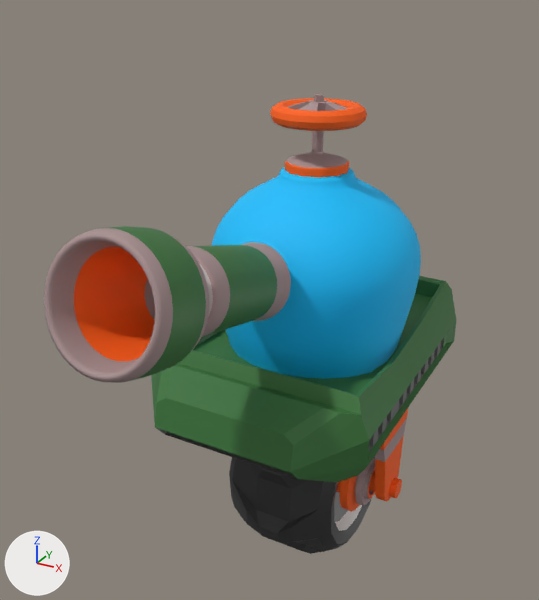
The FBX model Assets/_FishTank/Models/FishTankMain.fbx: old version first, new version second.
Camera for both pictures: a 50 mm lens placed at (1.3, -2.76, 2.63), pointed at (-0.16, -0.1, 1.3). Lighting does not change. The marker at lower left points along +X, +Y and +Z. Where no turn or scale is listed for an object, it has been applied to the vertices.

Objects in the first picture: 'Axel', 'Cannon', 'FishTank', 'Mainbody4', 'Tire2', 'Top_Turnstole'.
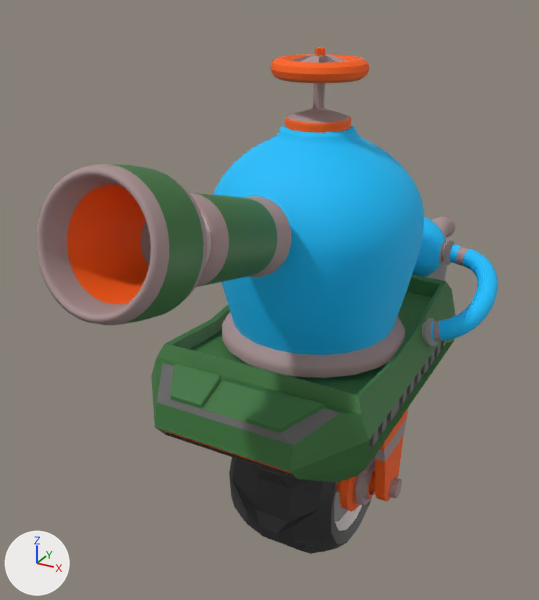
Changed parts and their boxes [x1, y1, x2, y2] in the pictures (539 x 600 px):
'Cannon', moved: before [44, 226, 291, 383]; after [36, 164, 291, 325]
'FishTank', moved: before [212, 167, 421, 379]; after [213, 125, 424, 378]
'Top_Turnstole', moved: before [270, 94, 367, 177]; after [270, 48, 370, 133]
'HighPolyPipe', added (cyan): after [422, 240, 498, 346]
    faces in mat_fishtank1 (cyan #00c0ff): [431, 244, 498, 342]
    faces in mat_darkmetal (black #262626): [424, 240, 454, 346]
    faces in mat_metal (grey #a99191): [433, 243, 469, 342]
'BackTank', added: after [412, 217, 446, 277]
    faces in mat_fishtank1 (cyan #00c0ff): [412, 217, 446, 277]
'ExhaustPipes', added: after [426, 217, 455, 281]
    faces in mat_metal (grey #a99191): [432, 217, 455, 239]
    faces in mat_darkmetal (black #262626): [426, 261, 447, 281]

What changed in the scene script:
```text
Add me_mesh_008:
    me_mesh_008.from_pydata(...)  # 422 vertices, 420 faces; spans x -0.383..0.383, y -0.17..0.17, z -0.17..0.17
    # faces by material slot: [360, 40, 20]
    me_mesh_008.materials.append(mat_fishtank1)  # cyan #00c0ff
    me_mesh_008.materials.append(mat_lambert1)  # grey #bcbcbc
    me_mesh_008.materials.append(mat_metal)  # grey #a99191
Add me_mesh_009:
    me_mesh_009.from_pydata(...)  # 2280 vertices, 2240 faces; spans x -0.042..0.293, y -0.313..0.316, z -0.147..0.176
    # faces by material slot: [240, 80, 1440, 480]
    me_mesh_009.materials.append(mat_metal)  # grey #a99191
    me_mesh_009.materials.append(mat_lambert1)  # grey #bcbcbc
    me_mesh_009.materials.append(mat_fishtank1)  # cyan #00c0ff
    me_mesh_009.materials.append(mat_darkmetal)  # black #262626
Add me_mesh_007:
    me_mesh_007.from_pydata(...)  # 2320 vertices, 2240 faces; spans x -0.314..0.314, y -0.27..0.297, z -0.218..0.251
    # faces by material slot: [2080, 160]
    me_mesh_007.materials.append(mat_metal)  # grey #a99191
    me_mesh_007.materials.append(mat_darkmetal)  # black #262626
Add me_mesh_011:
    me_mesh_011.from_pydata(...)  # 100 vertices, 80 faces; spans x -0.227..0.227, y -0.175..0.175, z -0.184..0.184
    me_mesh_011.materials.append(mat_top_turner)  # orange #ff6000
Change ob_fishtank:
    ob_fishtank.location: (0.0, 0.022, 1.479) -> (0.0, 0.022, 1.656)
Change ob_top_turnstole:
    ob_top_turnstole.location: (-0.001, 0.023, 2.108) -> (-0.001, 0.023, 2.285)
Change ob_cannon:
    ob_cannon.location: (0.0, -0.69, 1.617) -> (0.0, -0.69, 1.794)
Add ob_backtank:
    ob_backtank = bpy.data.objects.new('BackTank', me_mesh_008)
    ob_backtank.location = (0.0, 0.733, 1.353)
Add ob_highpolypipe:
    ob_highpolypipe = bpy.data.objects.new('HighPolyPipe', me_mesh_009)
    ob_highpolypipe.location = (0.411, 0.482, 1.24)
Add ob_exhaustpipes:
    ob_exhaustpipes = bpy.data.objects.new('ExhaustPipes', me_mesh_007)
    ob_exhaustpipes.location = (0.013, 1.002, 1.164)
Add ob_polysurface4:
    ob_polysurface4 = bpy.data.objects.new('polySurface4', me_mesh_011)
    ob_polysurface4.location = (0.0, 0.739, 1.357)
```
